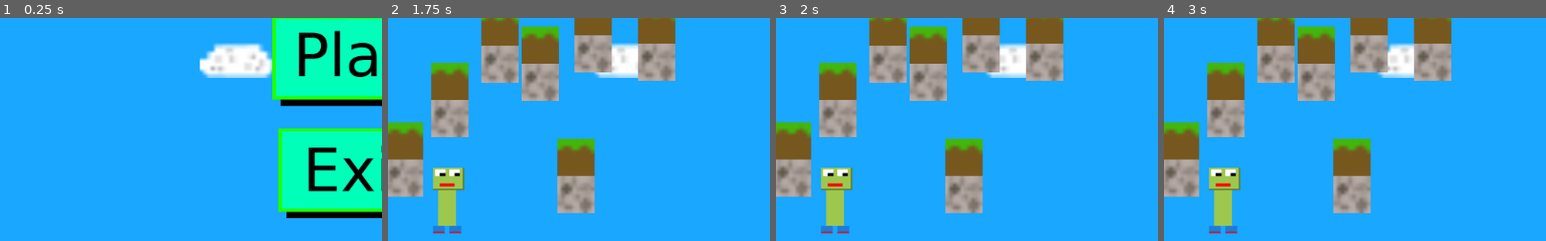
Above: before the commit, frames 1-4 (left to right).
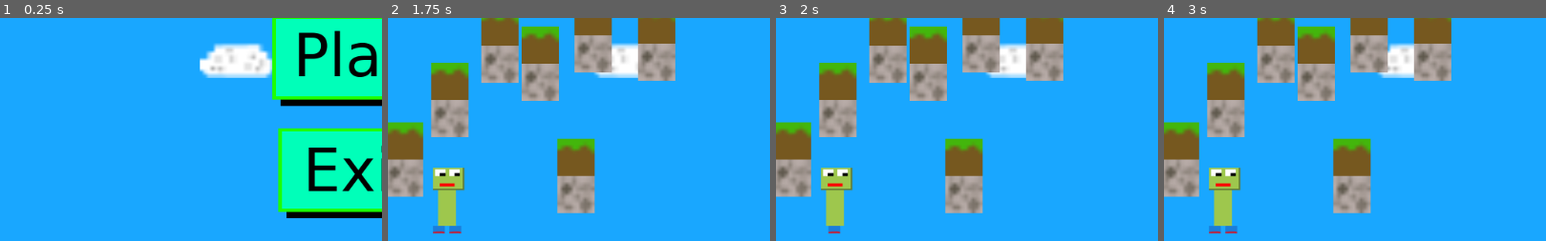
Above: after the commit, the same moments.

Repository: Broken-Lamp-A-Studio/PlatGen
Game: Godot game, scene res://scenes/Menu.tscn
Two runs of this game, one before a commit and one after it. Both use one fixed random seed, a clock stepped at 60 frames per second and the inputs below.
Inputs (mouse positions are % of the whole screen's width and height, from its top left):
- Up to frame 1 (0.25 s): no input
- Up to frame 2 (1.75 s): click (48, 42) at 0.5 s; hold D from 1.28 s (still down); tap Space at 1.52 s
- Up to frame 3 (2 s): keep holding D
- Up to frame 4 (3 s): release D at 2.03 s; hold A 2.03-2.78 s; tap Space at 2.27 s; tap Enter at 2.75 s; hold D from 2.78 s (still down)
The pictures show only the part of the screen within x 0-50%, y 32-82%; the shares and areas given below are measured in that part.

Frames 1-2 are identical in both runs. In frame 3, 0.2% of the frame differs, in the area x 11-20%, y 93-97%; in frame 4, nothing differs.
Error before the commit: Parse Error: Error parsing expression, misplaced: ')' (res://scripts/playerengine.gd:20)
Error after the commit: Invalid get index 'collider1' (on base: 'null instance'). (res://scripts/playerengine.gd:20)

Commit message:
Godot files

Diff:
--- a/scenes/player.tscn
+++ b/scenes/player.tscn
@@ -1,6 +1,7 @@
-[gd_scene load_steps=3 format=2]
+[gd_scene load_steps=4 format=2]
 
 [ext_resource path="res://textures/player/right-1.png" type="Texture" id=1]
+[ext_resource path="res://scripts/KinematicBody2D.gd" type="Script" id=2]
 
 [sub_resource type="RectangleShape2D" id=1]
 extents = Vector2( 25, 50 )
@@ -15,6 +16,7 @@
 texture = ExtResource( 1 )
 
 [node name="KinematicBody2D" type="KinematicBody2D" parent="."]
+script = ExtResource( 2 )
 
 [node name="CollisionShape2D" type="CollisionShape2D" parent="KinematicBody2D"]
 position = Vector2( 26.5368, 48.4297 )
--- /dev/null
+++ b/scripts/KinematicBody2D.gd
@@ -0,0 +1,18 @@
+extends KinematicBody2D
+
+
+# Declare member variables here. Examples:
+# var a = 2
+# var b = "text"
+
+var collider1 = self.collision_layer
+var collider2 = self.collision_mask
+
+# Called when the node enters the scene tree for the first time.
+func _ready():
+	pass # Replace with function body.
+
+
+# Called every frame. 'delta' is the elapsed time since the previous frame.
+func _process(delta):
+	pass
--- a/scripts/playerengine.gd
+++ b/scripts/playerengine.gd
@@ -17,7 +17,7 @@
 
 
 func _physics_process(delta):
-	if(): #only information, is colliding
+	if(get_node("KinematicBody2D").collider1 == true or get_node("KinematicBody2D").collider2 == true): #i don't have information about collisions
 		if(Input.is_key_pressed(KEY_W) or Input.is_key_pressed(KEY_SPACE)):
 			self.position.y += JUMP
 			g2 = 1
